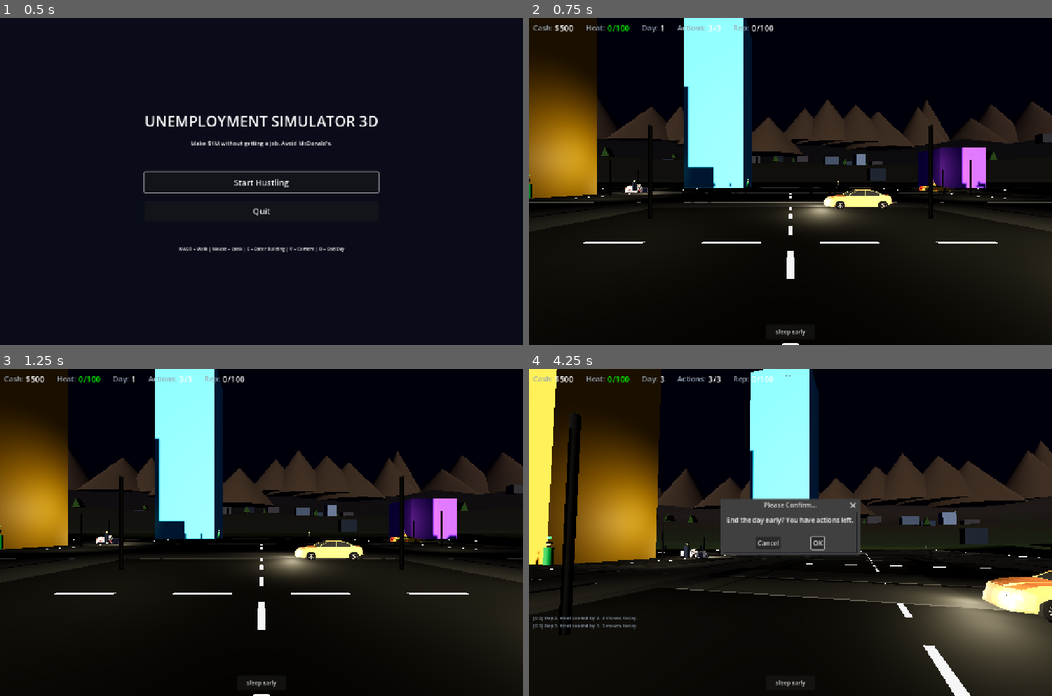
Above: before the commit, frames 1-4 (two rows, left to right).
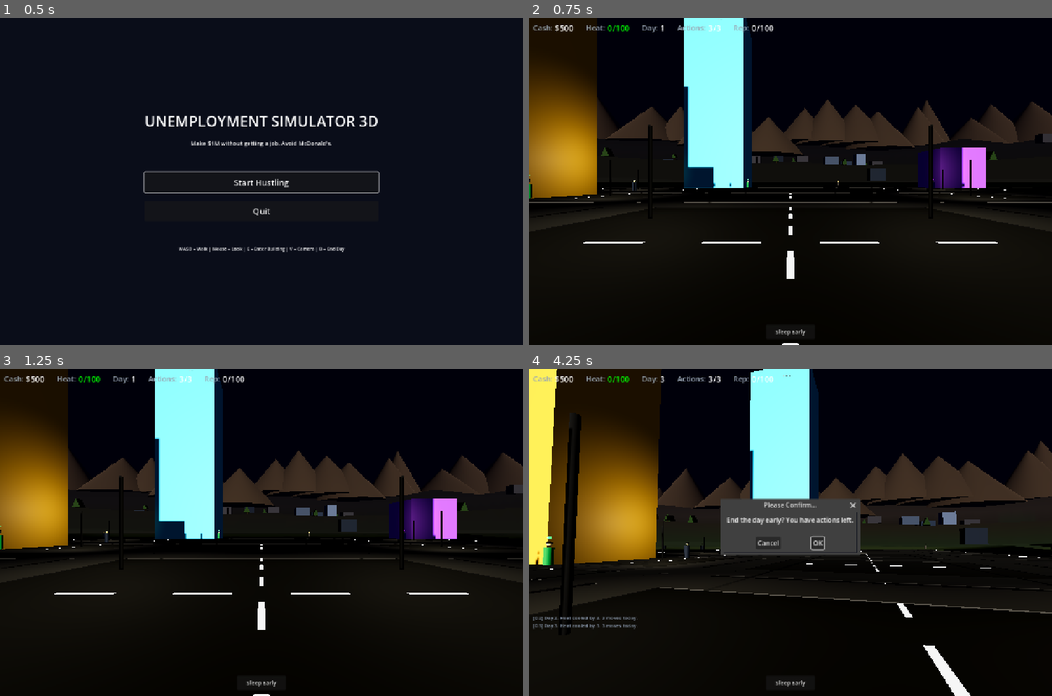
Above: after the commit, the same moments.

Repository: buttergolemcode/unemploymentsimulator
Game: Godot game, scene res://scenes/MainMenu.tscn
The game is run twice, just before and just after one commit, with the same random seed, the same clock (stepped at 60 frames per second) and the same inputs.
Inputs (mouse positions are in pixels of both pictures, inside the frame that each line leads up to):
- Up to frame 1 (0.5 s): no input
- Up to frame 2 (0.75 s): click "Start Hustling" at 0.5 s
- Up to frame 3 (1.25 s): no input
- Up to frame 4 (4.25 s): click "Sleep Early" at 1.25 s; click "OK" at 2 s; tap Enter at 2.75 s; move the mouse to (816, 532) at 2.77 s; hold W from 2.78 s (still down); tap V at 2.85 s; click (816, 532) at 2.92 s; tap Space at 3.02, 3.77 s; move the mouse to (764, 532) at 3.52 s; tap E at 3.6 s

Frame 1 is identical in both runs. In frame 2, 1.9% of the frame differs, in the area x 11-88%, y 46-65%; in frame 3, 1.9%; in frame 4, 9.6%, in the area x 22-100%, y 49-100%.
Error after the commit: Parse Error: Identifier "abs_speed" not declared in the current scope. (res://scripts/Vehicle.gd:225)

Commit message:
Add front-wheel steering animation (visual)
Front wheels now turn left/right when steering, like a real car.

Vehicle.gd _animate_wheels_and_body():
- Added front-wheel steering section after wheel-spin
- Visual steering factor:
  * Below 5 m/s: full lock (1.0) — full visual steering angle
  * Above 5 m/s: reduced (clamped 0.3 to 1.0) for stability/realism
- Target Y rotation: current_steer * 0.5 rad * factor
  (0.5 rad ≈ 28° matches real car full lock)
- Smoothly lerped via lerp(wheel.rotation.y, target, delta * 8.0)
  for natural non-instant response

Front wheels identified by _find_wheels() (existing logic):
- Quaternius naming convention: 'Wheel_FL', 'Wheel_FR' detected via '_f'/'front'
- Fallback: if naming didn't match, first 2 wheels assumed front

Vehicle.gd _build_box_mesh():
- Added front/rear wheel assignment for fallback box-mesh mode
- Order: [FL, FR, RL, RR] (z=+1.5 is front in local space because
  CarMesh is rotated 180° via rotation.y = yaw + PI)
- Without this, box-mesh fallback cars wouldn't show steering anim

Combined with existing wheel-spin (rotate_x based on speed) and
body roll/pitch (lean into turns, squat/dive), vehicles now have
three layers of visual feedback: rotation, suspension, steering.

Diff:
--- a/godot/scripts/Vehicle.gd
+++ b/godot/scripts/Vehicle.gd
@@ -19,6 +19,9 @@
 
 # Wheel nodes (found after model load) for wheel-spin animation
 var _wheel_nodes: Array = []
+# Front wheels (separate from rear) — these also turn left/right when steering
+var _front_wheels: Array = []
+var _rear_wheels: Array = []
 # Last steering input for body-roll animation
 var _last_steer: float = 0.0
 
@@ -70,11 +73,24 @@
 	# Quaternius cars typically name wheel nodes "Wheel_FL", "Wheel_FR", "Wheel_RL", "Wheel_RR"
 	# or similar. Walk the tree and collect any node whose name contains "wheel".
 	_wheel_nodes.clear()
+	_front_wheels.clear()
+	_rear_wheels.clear()
 	_collect_wheels(root)
+	# Fallback: if naming convention didn't match, assume first 2 wheels are front
+	if _front_wheels.is_empty() and _wheel_nodes.size() >= 4:
+		_front_wheels = [_wheel_nodes[0], _wheel_nodes[1]]
+		_rear_wheels = [_wheel_nodes[2], _wheel_nodes[3]]
 
 func _collect_wheels(node):
-	if "wheel" in node.name.to_lower():
+	var name_lower = node.name.to_lower()
+	if "wheel" in name_lower:
 		_wheel_nodes.append(node)
+		# Identify front wheels by 'f' or 'front' in name, plus 'l'/'r' for side
+		# Quaternius convention: Wheel_FL, Wheel_FR, Wheel_RL, Wheel_RR
+		if "_f" in name_lower or "front" in name_lower:
+			_front_wheels.append(node)
+		elif "_r" in name_lower or "rear" in name_lower or "_b" in name_lower:
+			_rear_wheels.append(node)
 	for child in node.get_children():
 		_collect_wheels(child)
 
@@ -152,6 +168,10 @@
 		wheel.material_override = wmat
 		mesh.add_child(wheel)
 		_wheel_nodes.append(wheel)
+	# In box-mesh fallback: order is [FL, FR, RL, RR] (z=+1.5 is front in local space
+	# because CarMesh is rotated 180° via rotation.y = yaw + PI)
+	_front_wheels = [_wheel_nodes[0], _wheel_nodes[1]]
+	_rear_wheels = [_wheel_nodes[2], _wheel_nodes[3]]
 
 	_add_lights()
 
@@ -202,7 +222,6 @@
 			speed = min(0, speed + decel)
 
 	# === Steering model ===
-	var abs_speed = abs(speed)
 	if abs_speed > min_turn_speed:
 		# Bell-curve steering authority (realistic):
 		# - Ramps UP from 0 at standstill to peak at ~5 m/s (city cornering)
@@ -265,10 +284,27 @@
 		# because the wheel may have a base rotation for orientation)
 		wheel.rotate_x(spin_rate * delta)
 
+	# Front wheel steering: turn front wheels left/right based on steer input.
+	# Realistic max steering angle ~30 degrees at full lock (low speed),
+	# reduced at high speed for stability (matches steering authority bell curve).
+	var steer_visual_factor: float
+	if abs_speed < 1.0:
+		steer_visual_factor = 1.0  # full lock allowed at standstill for visual
+	elif abs_speed < 5.0:
+		steer_visual_factor = 1.0  # still full lock at low speed
+	else:
+		# Reduce visible steering angle at higher speeds
+		steer_visual_factor = clamp(1.0 - (abs_speed - 5.0) / 17.0, 0.3, 1.0)
+	# Target Y rotation: steer (left=-1, right=+1) * max_angle (in radians)
+	# 0.5 rad = ~28 degrees, matches real car full lock
+	var target_steer_angle = current_steer * 0.5 * steer_visual_factor
+	for wheel in _front_wheels:
+		# Smoothly interpolate to target steering angle (lerp for natural feel)
+		wheel.rotation.y = lerp(wheel.rotation.y, target_steer_angle, delta * 8.0)
+
 	# Body roll: lean into turns based on steer input and speed
 	# More speed + more steer = more roll. Cap at small angle for subtlety.
 	var target_roll = 0.0
-	var abs_speed = abs(speed)
 	if abs_speed > 1.0:
 		var speed_factor = clamp(abs_speed / max_speed, 0.0, 1.0)
 		# Lean OUTSIDE of the turn (positive steer = right turn = body rolls left = negative Z rotation)
